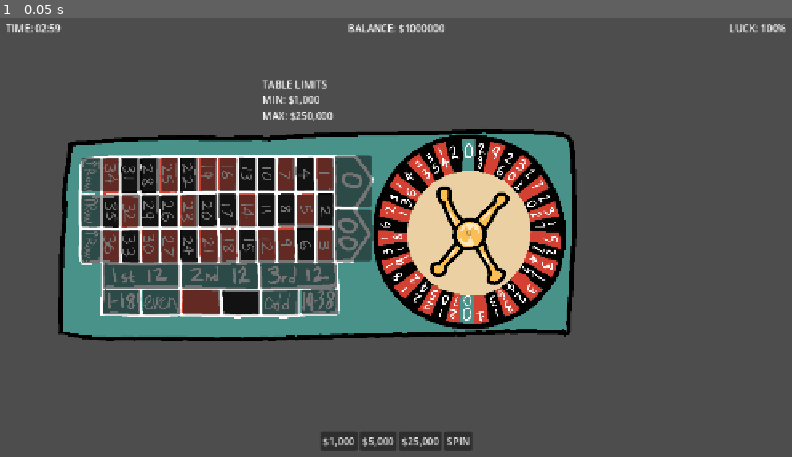
Above: before the commit, frame 1.
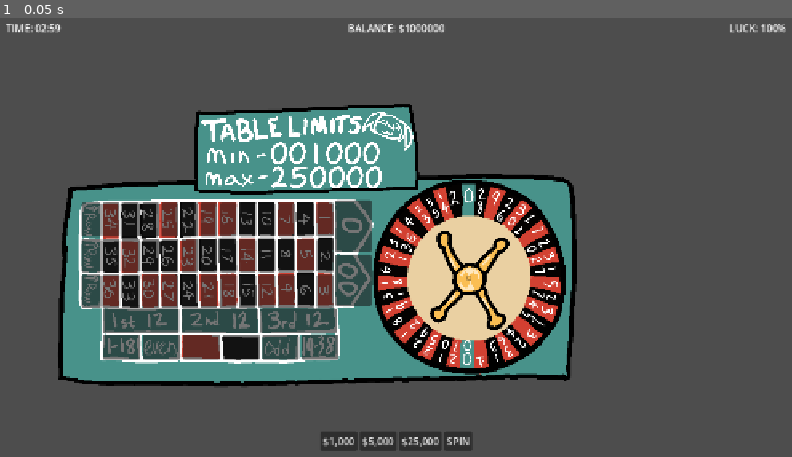
Above: after the commit, the same moment.

Repository: JordanRaia/gmtk-game-jam-2026
Game: Godot game, scene res://MainScene.tscn
Same seed, same stepped clock (60 frames per second), same inputs: the game is played once before the commit and once after it.
Inputs:
- Up to frame 1 (0.05 s): no input

The runs differ from the first frame. In frame 1, 33% of the frame differs, in the area x 7-73%, y 14-84%.

Commit message:
table limits stuff

Diff:
--- a/MainScene.tscn
+++ b/MainScene.tscn
@@ -4,6 +4,8 @@
 [ext_resource type="Script" uid="uid://c74l6cmgccyo8" path="res://Scripts/DraggableChip.gd" id="2_rf2cd"]
 [ext_resource type="Texture2D" uid="uid://dx7y44hqxonft" path="res://Assets/PlaceHolders/rouletteboard.png" id="3_uxrcv"]
 [ext_resource type="Script" uid="uid://b4xp81d6dywgf" path="res://Scripts/BettingDropZone.gd" id="4_5crlr"]
+[ext_resource type="Script" uid="uid://nr0io8g5x058" path="res://Scripts/TableLimitsBoard.gd" id="5_a814b"]
+[ext_resource type="Texture2D" uid="uid://yoh5bbv8j7mb" path="res://Assets/tablelimits.png" id="6_5crlr"]
 
 [node name="Main Scene" type="Node2D" unique_id=1180250988]
 script = ExtResource("1_uxrcv")
@@ -48,27 +50,6 @@
 offset_bottom = 39.0
 grow_horizontal = 0
 horizontal_alignment = 2
-
-[node name="TableLimitsPanel" type="Control" parent="CanvasLayer/UI_Layer" unique_id=524415909]
-anchors_preset = 0
-offset_left = 426.0
-offset_top = 106.0
-offset_right = 466.0
-offset_bottom = 146.0
-
-[node name="TitleLabel" type="Label" parent="CanvasLayer/UI_Layer/TableLimitsPanel" unique_id=492832524]
-layout_mode = 0
-offset_right = 40.0
-offset_bottom = 23.0
-text = "TABLE LIMITS"
-
-[node name="LimitsLabel" type="Label" parent="CanvasLayer/UI_Layer/TableLimitsPanel" unique_id=1449015143]
-layout_mode = 0
-offset_top = 24.0
-offset_right = 113.0
-offset_bottom = 73.0
-text = "MIN: $1,000
-MAX: $250,000"
 
 [node name="ChipTray" type="HBoxContainer" parent="CanvasLayer/UI_Layer" unique_id=2076036332]
 layout_mode = 1
@@ -111,9 +92,9 @@
 anchor_top = 0.5
 anchor_bottom = 0.5
 offset_left = 96.0
-offset_top = -175.0
+offset_top = -103.0
 offset_right = 936.0
-offset_bottom = 175.0
+offset_bottom = 247.0
 grow_vertical = 2
 texture = ExtResource("3_uxrcv")
 
@@ -505,4 +486,112 @@
 script = ExtResource("4_5crlr")
 bet_id = "doublezero"
 
+[node name="TableLimitsBoard" type="Control" parent="CanvasLayer/UI_Layer" unique_id=483301016]
+layout_mode = 1
+anchor_right = 0.03125
+anchor_bottom = 0.055555556
+offset_left = 311.99997
+offset_top = 143.99998
+offset_right = 1193.0
+offset_bottom = 486.0
+scale = Vector2(0.4, 0.4)
+script = ExtResource("5_a814b")
+
+[node name="TextureRect" type="TextureRect" parent="CanvasLayer/UI_Layer/TableLimitsBoard" unique_id=1678436031]
+layout_mode = 1
+anchors_preset = 15
+anchor_right = 1.0
+anchor_bottom = 1.0
+grow_horizontal = 2
+grow_vertical = 2
+texture = ExtResource("6_5crlr")
+
+[node name="Min" type="GridContainer" parent="CanvasLayer/UI_Layer/TableLimitsBoard" unique_id=897518907]
+layout_mode = 0
+offset_left = 317.0
+offset_top = 159.0
+offset_right = 756.0
+offset_bottom = 234.0
+columns = 6
+
+[node name="Digit1" type="TextureRect" parent="CanvasLayer/UI_Layer/TableLimitsBoard/Min" unique_id=1614464389]
+layout_mode = 2
+size_flags_horizontal = 3
+size_flags_vertical = 3
+stretch_mode = 5
+
+[node name="Digit2" type="TextureRect" parent="CanvasLayer/UI_Layer/TableLimitsBoard/Min" unique_id=1565797974]
+layout_mode = 2
+size_flags_horizontal = 3
+size_flags_vertical = 3
+stretch_mode = 5
+
+[node name="Digit3" type="TextureRect" parent="CanvasLayer/UI_Layer/TableLimitsBoard/Min" unique_id=1238858620]
+layout_mode = 2
+size_flags_horizontal = 3
+size_flags_vertical = 3
+stretch_mode = 5
+
+[node name="Digit4" type="TextureRect" parent="CanvasLayer/UI_Layer/TableLimitsBoard/Min" unique_id=417733060]
+layout_mode = 2
+size_flags_horizontal = 3
+size_flags_vertical = 3
+stretch_mode = 5
+
+[node name="Digit5" type="TextureRect" parent="CanvasLayer/UI_Layer/TableLimitsBoard/Min" unique_id=200224327]
+layout_mode = 2
+size_flags_horizontal = 3
+size_flags_vertical = 3
+stretch_mode = 5
+
+[node name="Digit6" type="TextureRect" parent="CanvasLayer/UI_Layer/TableLimitsBoard/Min" unique_id=710511368]
+layout_mode = 2
+size_flags_horizontal = 3
+size_flags_vertical = 3
+stretch_mode = 5
+
+[node name="Max" type="GridContainer" parent="CanvasLayer/UI_Layer/TableLimitsBoard" unique_id=1160087247]
+layout_mode = 0
+offset_left = 317.0
+offset_top = 255.0
+offset_right = 755.0
+offset_bottom = 330.0
+columns = 6
+
+[node name="Digit1" type="TextureRect" parent="CanvasLayer/UI_Layer/TableLimitsBoard/Max" unique_id=1749576634]
+layout_mode = 2
+size_flags_horizontal = 3
+size_flags_vertical = 3
+stretch_mode = 5
+
+[node name="Digit2" type="TextureRect" parent="CanvasLayer/UI_Layer/TableLimitsBoard/Max" unique_id=1412171434]
+layout_mode = 2
+size_flags_horizontal = 3
+size_flags_vertical = 3
+stretch_mode = 5
+
+[node name="Digit3" type="TextureRect" parent="CanvasLayer/UI_Layer/TableLimitsBoard/Max" unique_id=177478538]
+layout_mode = 2
+size_flags_horizontal = 3
+size_flags_vertical = 3
+stretch_mode = 5
+
+[node name="Digit4" type="TextureRect" parent="CanvasLayer/UI_Layer/TableLimitsBoard/Max" unique_id=1376350502]
+layout_mode = 2
+size_flags_horizontal = 3
+size_flags_vertical = 3
+stretch_mode = 5
+
+[node name="Digit5" type="TextureRect" parent="CanvasLayer/UI_Layer/TableLimitsBoard/Max" unique_id=324856741]
+layout_mode = 2
+size_flags_horizontal = 3
+size_flags_vertical = 3
+stretch_mode = 5
+
+[node name="Digit6" type="TextureRect" parent="CanvasLayer/UI_Layer/TableLimitsBoard/Max" unique_id=2137408916]
+layout_mode = 2
+size_flags_horizontal = 3
+size_flags_vertical = 3
+stretch_mode = 5
+
 [connection signal="pressed" from="CanvasLayer/UI_Layer/ChipTray/SpinButton" to="." method="_on_spin_button_pressed"]
--- /dev/null
+++ b/Scripts/TableLimitsBoard.gd
@@ -0,0 +1,62 @@
+extends Control
+
+@export var min_value: int = 1000:
+	set(value):
+		min_value = value
+		update_board()
+
+@export var max_value: int = 250000:
+	set(value):
+		max_value = value
+		update_board()
+
+var number_textures = [
+	preload("res://Assets/Numbers/0.png"),
+	preload("res://Assets/Numbers/1.png"),
+	preload("res://Assets/Numbers/2.png"),
+	preload("res://Assets/Numbers/3.png"),
+	preload("res://Assets/Numbers/4.png"),
+	preload("res://Assets/Numbers/5.png"),
+	preload("res://Assets/Numbers/6.png"),
+	preload("res://Assets/Numbers/7.png"),
+	preload("res://Assets/Numbers/8.png"),
+	preload("res://Assets/Numbers/9.png")
+]
+
+# Connected to your newly named nodes (Digit1 is left-most, Digit6 is right-most)
+@onready var min_digits = [
+	$Min/Digit1, $Min/Digit2, $Min/Digit3,
+	$Min/Digit4, $Min/Digit5, $Min/Digit6
+]
+
+@onready var max_digits = [
+	$Max/Digit1, $Max/Digit2, $Max/Digit3,
+	$Max/Digit4, $Max/Digit5, $Max/Digit6
+]
+
+func _ready() -> void:
+	update_board()
+
+func update_board() -> void:
+	if min_digits.is_empty() or min_digits[0] == null:
+		return
+
+	var safe_min = clamp(min_value, 0, 999999)
+	var safe_max = clamp(max_value, 0, 999999)
+
+	set_number_textures(safe_min, min_digits)
+	set_number_textures(safe_max, max_digits)
+
+func set_number_textures(value: int, digit_nodes: Array) -> void:
+	# Convert the value into a string (e.g. 1000 becomes "1000")
+	var value_str = str(value)
+
+	# Pad with leading zeros if it's less than 6 digits (e.g., "001000")
+	while value_str.length() < digit_nodes.size():
+		value_str = "0" + value_str
+
+	# Assign each character of the string to the corresponding node from left to right
+	for i in range(digit_nodes.size()):
+		var digit_char = value_str[i]
+		var digit_int = digit_char.to_int()
+		digit_nodes[i].texture = number_textures[digit_int]
Binary file added: Assets/Numbers/0.png
Not shown, added: Assets/Numbers/0.png.import
Binary file added: Assets/Numbers/1.png
Not shown, added: Assets/Numbers/1.png.import
Binary file added: Assets/Numbers/2.png
Not shown, added: Assets/Numbers/2.png.import
Binary file added: Assets/Numbers/3.png
Not shown, added: Assets/Numbers/3.png.import
Binary file added: Assets/Numbers/4.png
Not shown, added: Assets/Numbers/4.png.import
Binary file added: Assets/Numbers/5.png
Not shown, added: Assets/Numbers/5.png.import
(and 13 more such lines)
